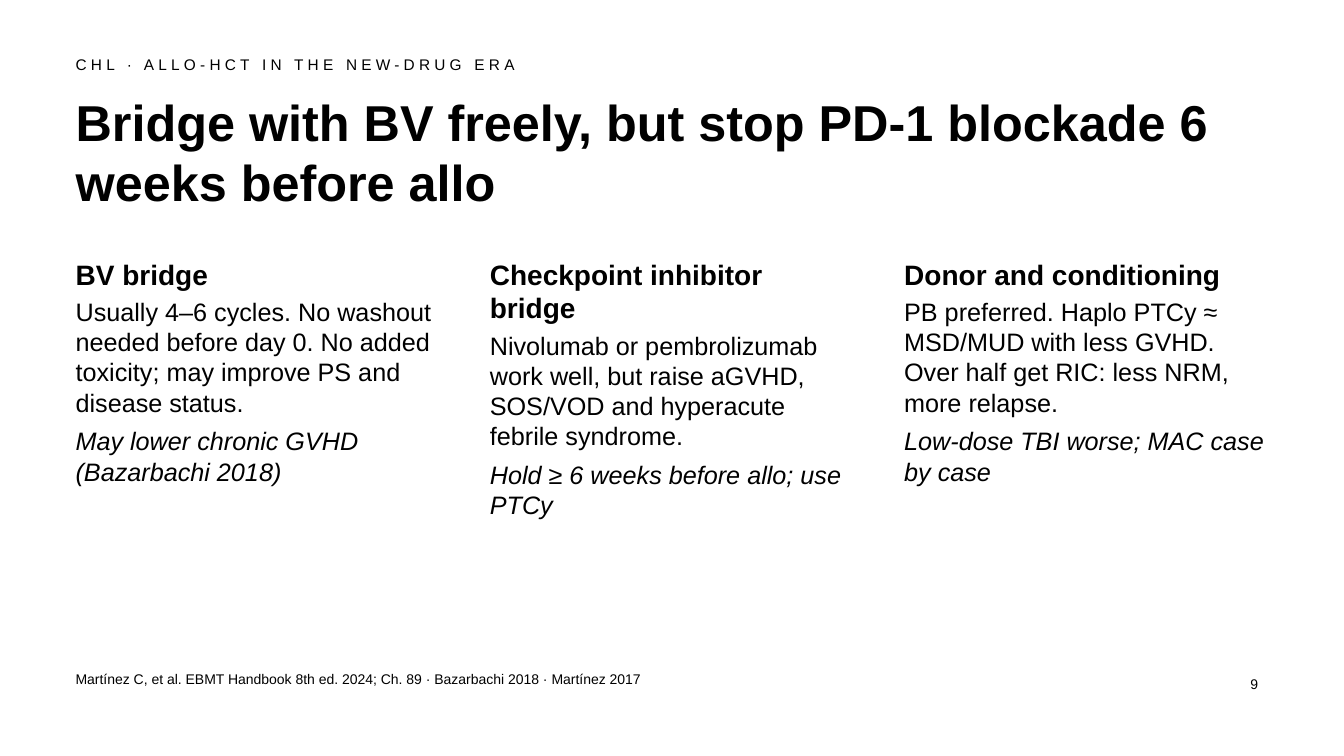
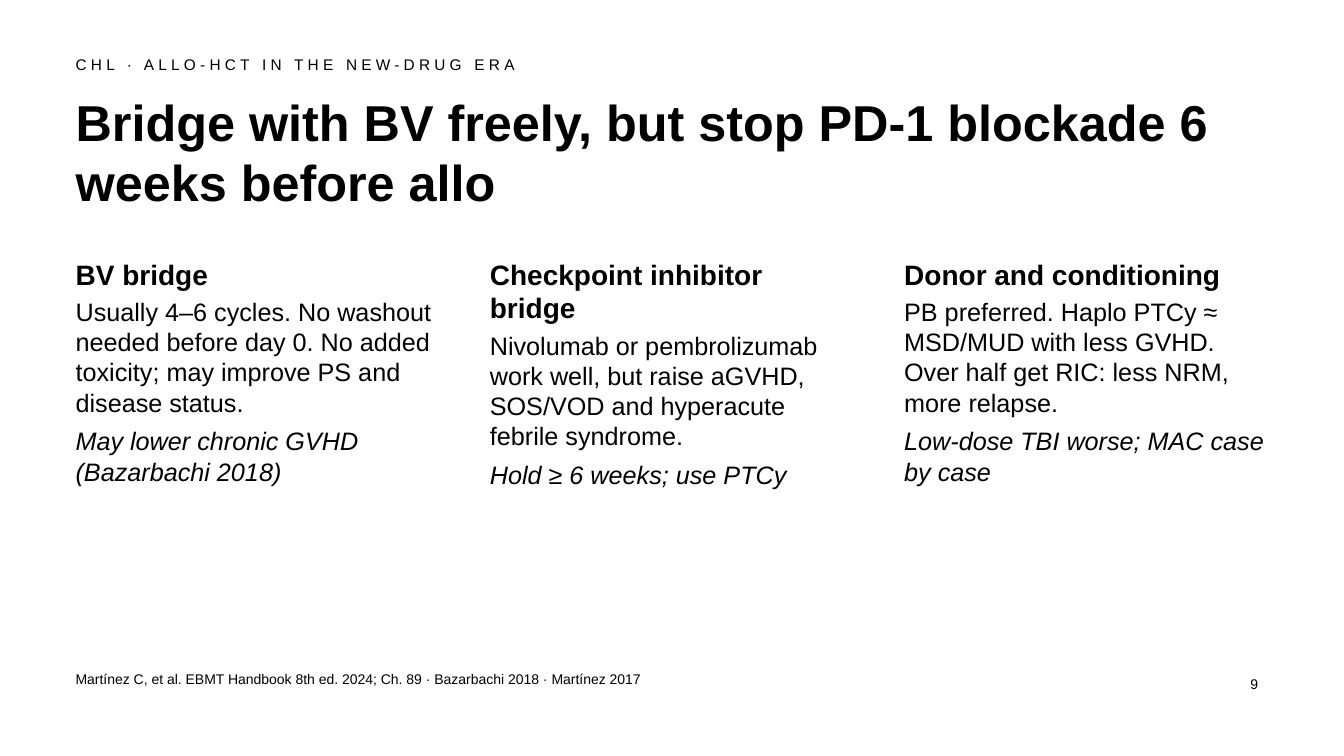
Before and after one commit to htlin222/ebmt-handbook-skill, a slide deck: slide 9 of slides/decks/s29-hodgkin-indolent-cll.pptx. Drawn at 1344x756 pixels with LibreOffice and Linux fonts; fonts in the diff are those of the drawing. Boxes give left, top, right and bottom in pixels: in the first picture for what was removed or moved away, otherwise in the second. Text is boxed around its words. In the diff, an @@ line names an element or a change of style, - is before the commit and + after.

```diff
--- a/slides/decks/s29-hodgkin-indolent-cll.pptx
+++ b/slides/decks/s29-hodgkin-indolent-cll.pptx
@@ text at (x1=490, y1=465, x2=786, y2=490): text changed @@
-Hold ≥ 6 weeks before allo; use PTCy
+Hold ≥ 6 weeks; use PTCy
```
Also in this commit, not shown: 2 other slides changed, 9 other files.
